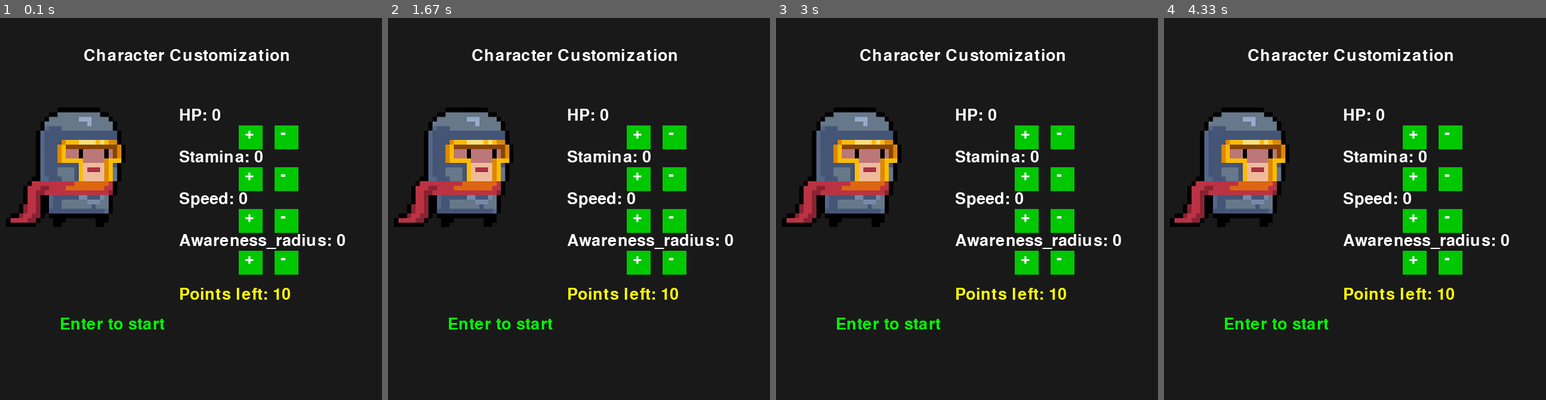
Above: before the commit, frames 1-4 (left to right).
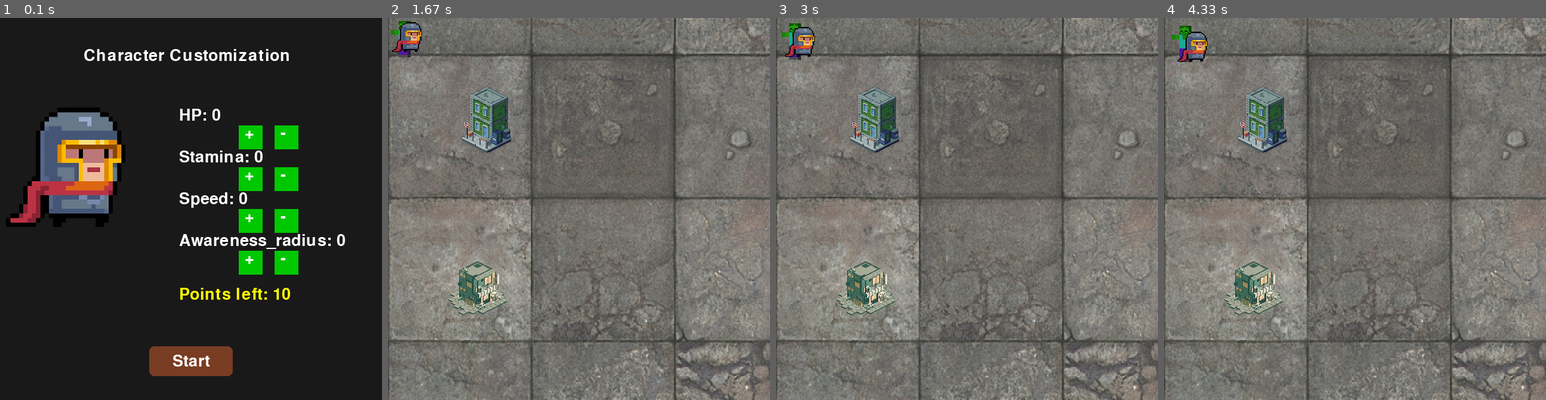
Above: after the commit, the same moments.

Repository: Lucapster/GUTS-Team-43
Game: pygame game, started from main.py
Same seed, same stepped clock (60 frames per second), same inputs: the game is played once before the commit and once after it.
Inputs (mouse positions are in pixels of both pictures, inside the frame that each line leads up to):
- Up to frame 1 (0.1 s): no input
- Up to frame 2 (1.67 s): click (579, 361) at 0.38 s, where only the run after the commit has a clickable "Start"
- Up to frame 3 (3 s): no input
- Up to frame 4 (4.33 s): no input

The runs differ from the first frame. In frame 1, 2.1% of the frame differs, in the area x 15-61%, y 78-94%; in frame 2, 100%; in frame 3, 100%; in frame 4, 100%, in the area x 0-100%, y 0-100%.

Commit message:
created the fullscreen mode but unable to make it fullscreen automatically on startup

Diff:
--- a/character_customization.py
+++ b/character_customization.py
@@ -19,6 +19,9 @@
             "plus": pygame.Rect(400, y_start, 40, 40),
             "minus": pygame.Rect(460, y_start, 40, 40)
         }
+
+        start_button = pygame.Rect(250, 550, 140, 50)
+
         y_start += 70
 
 
@@ -34,7 +37,14 @@
                     return stats
 
             elif event.type == pygame.MOUSEBUTTONDOWN:
+
+
                 mx, my = pygame.mouse.get_pos()
+
+                if start_button.collidepoint(mx, my):
+                    customizing = False
+                    return stats
+
                 for stat in stats:
                     if buttons[stat]["plus"].collidepoint(mx, my) and points > 0:
                         stats[stat] += 1
@@ -68,9 +78,11 @@
         remaining = font.render(f"Points left: {points}", True, (255, 255, 0))
         screen.blit(remaining, (300, y + 20))
 
-
-        info = font.render("Enter to start", True, (0, 255, 0))
-        screen.blit(info, (100, 500))
+        # trying to make the start button
+        pygame.draw.rect(screen, (120, 61, 34), start_button, border_radius=8)
+        start_text = font.render("Start", True, (255, 255, 255))
+        text_rect = start_text.get_rect(center=start_button.center)
+        screen.blit(start_text, text_rect)
 
         human_poster.draw()
 
--- a/game_object.py
+++ b/game_object.py
@@ -22,9 +22,10 @@
         self.y += dy
 
 background = pixel_image("Image/grass.png", (640, 640), 0, 0)
-zombie = pixel_image("Image/zombie-pixel.png", (50, 64), x ,y)
+zombie = pixel_image("Image/zombie-pixel.png", (40, 64), x ,y)
 human = pixel_image("Image/human.png", (50, 50),x, y)
 apartment = pixel_image("Image/apartment.png", (130, 130), 100, 100)
 shop = pixel_image("Image/shop.png", (100, 100), 100, 400)
+concrete_background = pixel_image("Image/concrete.png", (1920, 1080), 0, 0)
 
 human_poster = pixel_image("Image/human.png", (200, 200),10, 150)
--- a/main.py
+++ b/main.py
@@ -1,6 +1,6 @@
 import pygame
 from character_customization import character_customization
-from game_object import background, zombie, human, apartment, shop
+from game_object import background, zombie, human, apartment, shop, concrete_background
 
 pygame.init()
 
@@ -21,7 +21,7 @@
 while running:
 
     screen.fill((0, 0, 0))
-    background.draw()
+    concrete_background.draw()
     apartment.draw()
     shop.draw()
 
Binary file added: Image/concrete.png
Binary file removed: Image/human.webp
